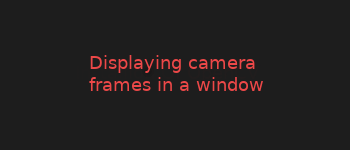
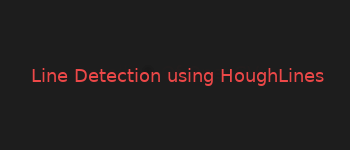
Comparing the layer stacks of the two w=350, h=150 images. Changes:
renamed "Displaying camera frames in a ..." to "Line Detection using HoughLine...", painted on it over [32, 55, 324, 91]
